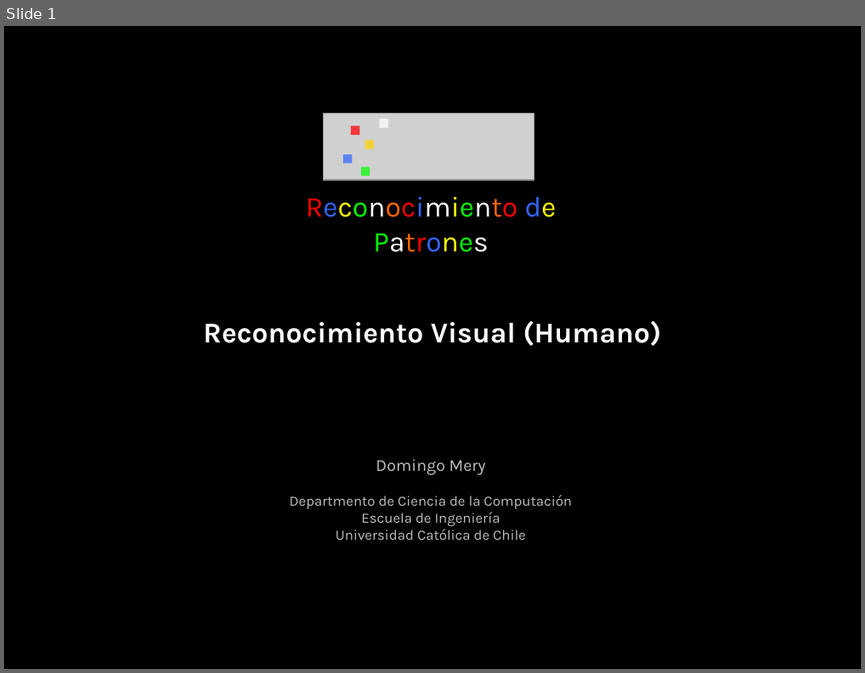
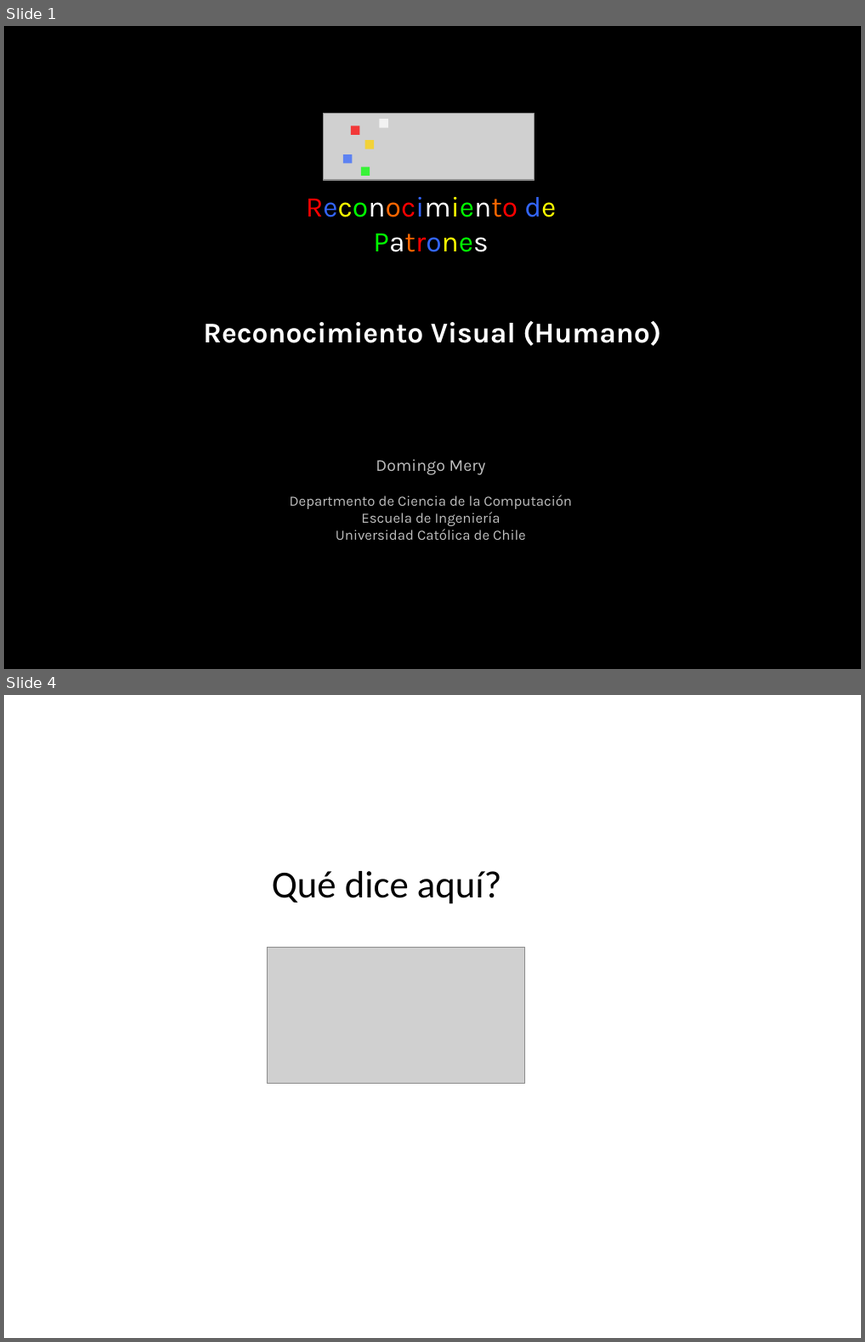
Before and after one commit to domingomery/patrones, a slide deck: clases/Cap01_Introduccion/presentations/PAT01_EjercicioReconocimiento.pptx. Shown one above the other, each under a label of ours: slide 1 before the commit, slides 1 and 4 after it; the slides between them are not shown. The pictures are 865x673 and 865x1342 pixels, drawn with LibreOffice and Linux fonts; fonts in the diff are those of the drawing; grey boxes stand for pictures. Boxes give left, top, right and bottom in pixels: in the first picture for what was removed or moved away, otherwise in the second. Text is boxed around its words. In the diff, an @@ line names an element or a change of style, - is before the commit and + after.

```diff
--- a/clases/Cap01_Introduccion/presentations/PAT01_EjercicioReconocimiento.pptx
+++ b/clases/Cap01_Introduccion/presentations/PAT01_EjercicioReconocimiento.pptx
@@ slide 4 added at bbox=[4, 695, 861, 1338], background #FFFFFF @@
@@ text added at bbox=[272, 871, 502, 904], 32 pt, text #000000 @@
+Qué dice aquí?
@@ picture added at bbox=[268, 947, 525, 1083] @@
```
Also in this commit, not shown: 2 slides changed, 2 other slides added, 4 other files.
